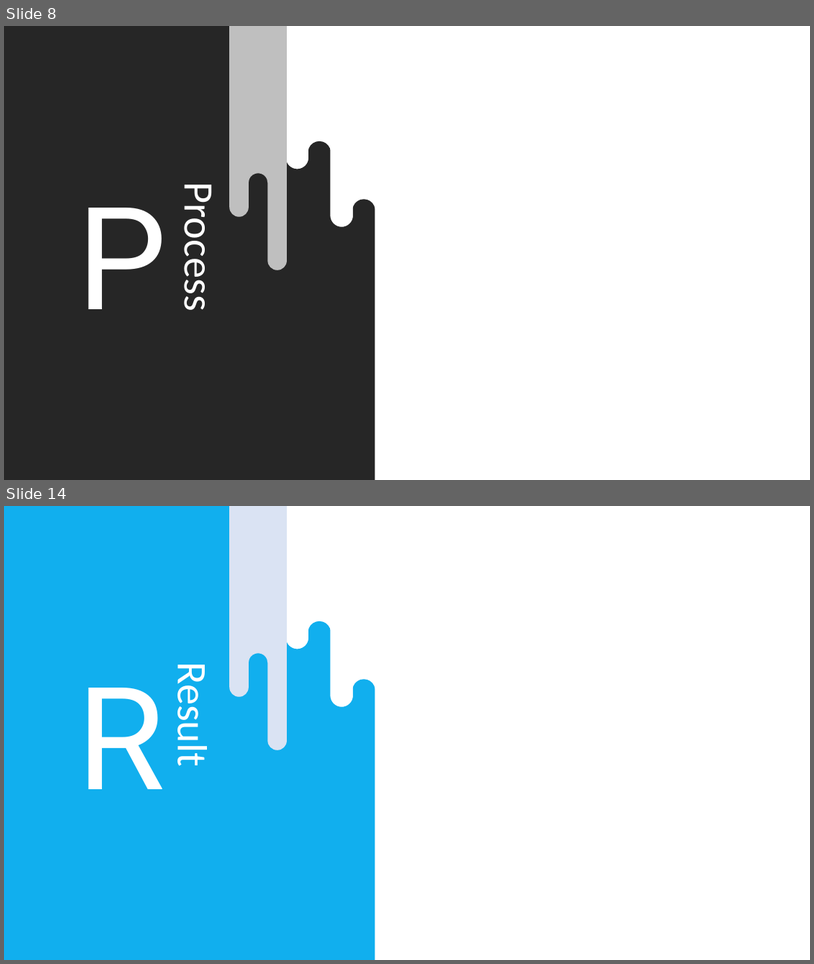
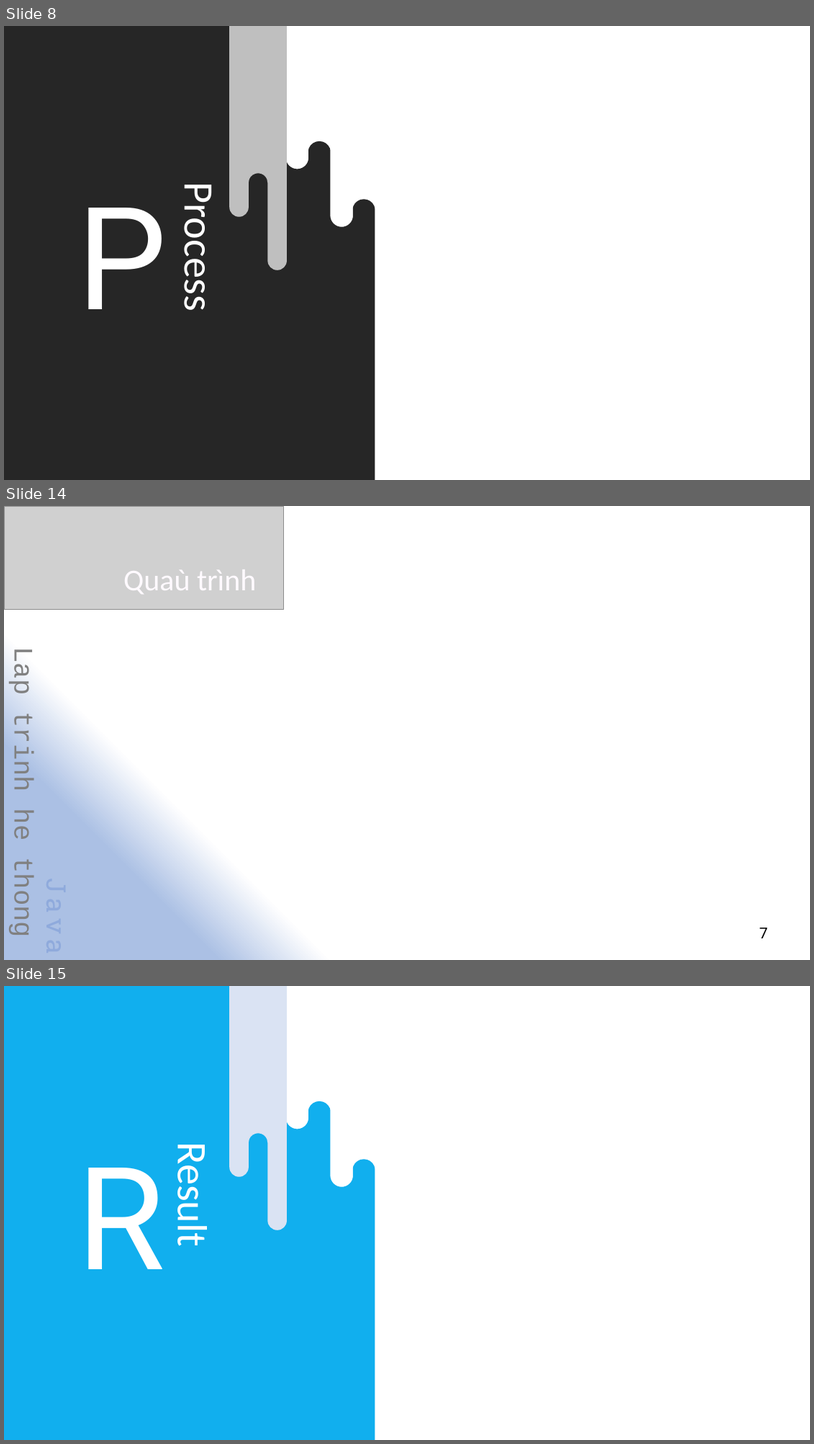
Before and after one commit to MrteenBao/JavaTeamMtcl2014, a slide deck: Slide/Presentation_final.pptx. Shown one above the other, each under a label of ours: slides 8 and 14 before the commit, slides 8, 14 and 15 after it; the slides between them are not shown. The pictures are 814x964 and 814x1444 pixels, drawn with LibreOffice and Linux fonts; fonts in the diff are those of the drawing; grey boxes stand for pictures. Boxes give left, top, right and bottom in pixels: in the first picture for what was removed or moved away, otherwise in the second. Text is boxed around its words. In the diff, an @@ line names an element or a change of style, - is before the commit and + after.

```diff
--- a/Slide/Presentation_final.pptx
+++ b/Slide/Presentation_final.pptx
@@ slide 14 added at bbox=[4, 506, 810, 960], background gradient #FFFFFF to #ABC0E4 to #C7D5ED @@
@@ picture added at bbox=[4, 506, 283, 610] @@
@@ text added at bbox=[124, 569, 256, 594], 36 pt, text #FFFAFF @@
+Quaù trình
@@ text added at bbox=[6, 651, 36, 934], 32 pt, text #808080 @@
+Java
+Lap trinh he thong
@@ text added at bbox=[760, 927, 769, 938], 18 pt, text #000000 @@
+7
@@ what was slide 14 is now slide 15 @@
```
Also in this commit, not shown: 11 slides changed, 2 other slides added, 2 slides removed.
